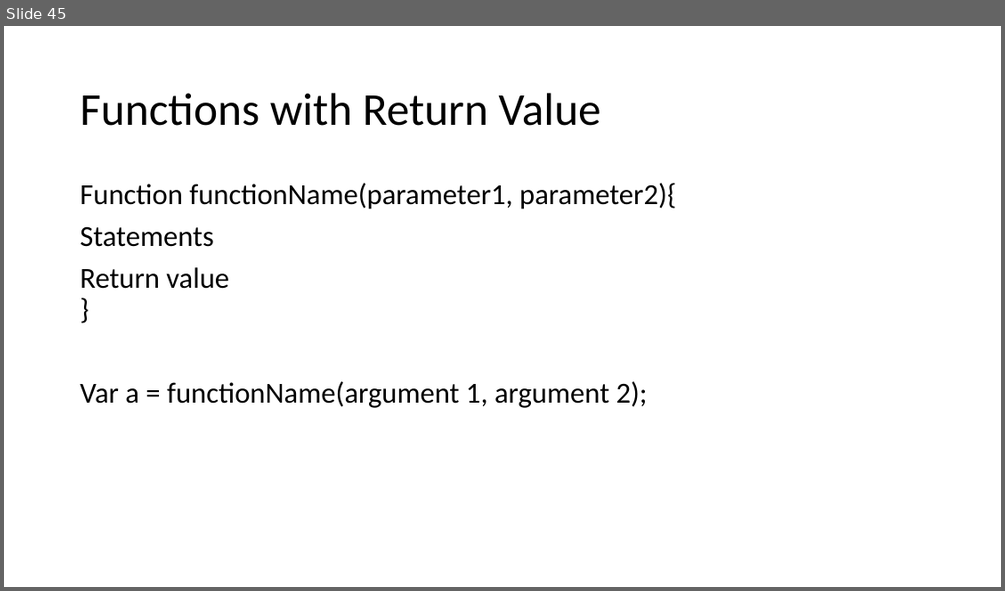
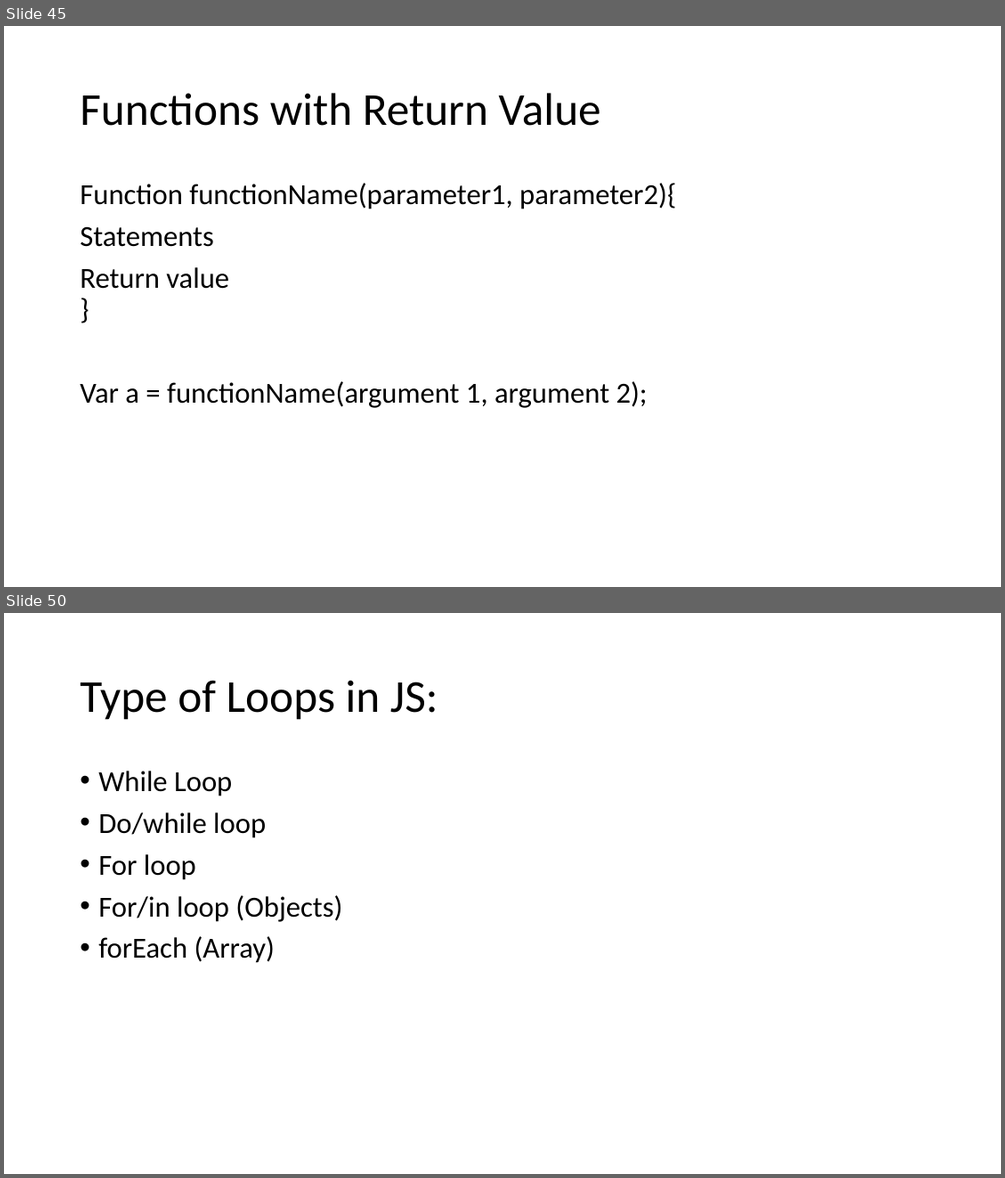
Before and after one commit to PiyushChaturvedii/Batch04, a slide deck: JavaScript.pptx. Shown one above the other, each under a label of ours: slide 45 before the commit, slides 45 and 50 after it; the slides between them are not shown. The pictures are 1005x591 and 1005x1178 pixels, drawn with LibreOffice and Linux fonts; fonts in the diff are those of the drawing. Boxes give left, top, right and bottom in pixels: in the first picture for what was removed or moved away, otherwise in the second. Text is boxed around its words. In the diff, an @@ line names an element or a change of style, - is before the commit and + after.

Commit message:
"event,global,loop"

```diff
--- a/JavaScript.pptx
+++ b/JavaScript.pptx
@@ slide 50 added at [4,613,1001,1174], background #FFFFFF @@
@@ title added at [80,680,438,720], 44 pt, text #000000 @@
+Type of Loops in JS:
@@ text added at [98,771,342,963], 28 pt, text #000000 @@
+• While Loop
+• Do/while loop
+• For loop
+• For/in loop (Objects)
+• forEach (Array)
```
Also in this commit, not shown: 7 other slides added, 3 other files.
